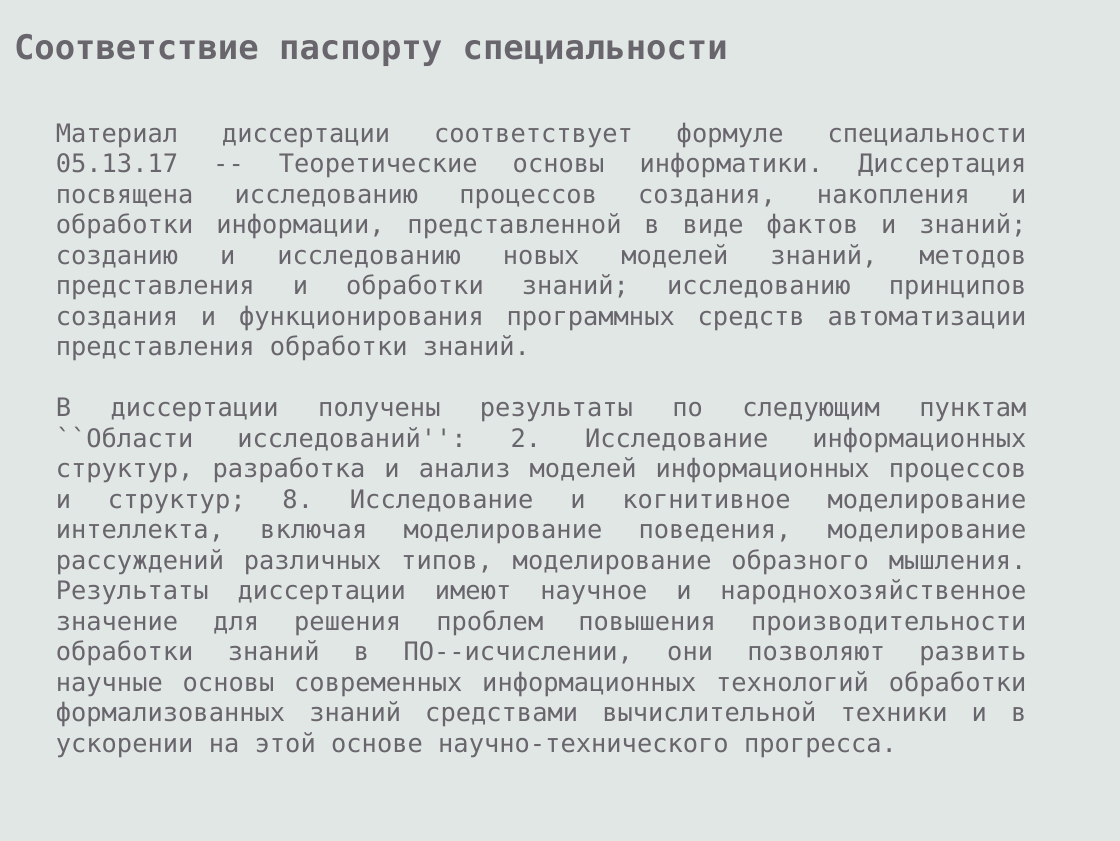
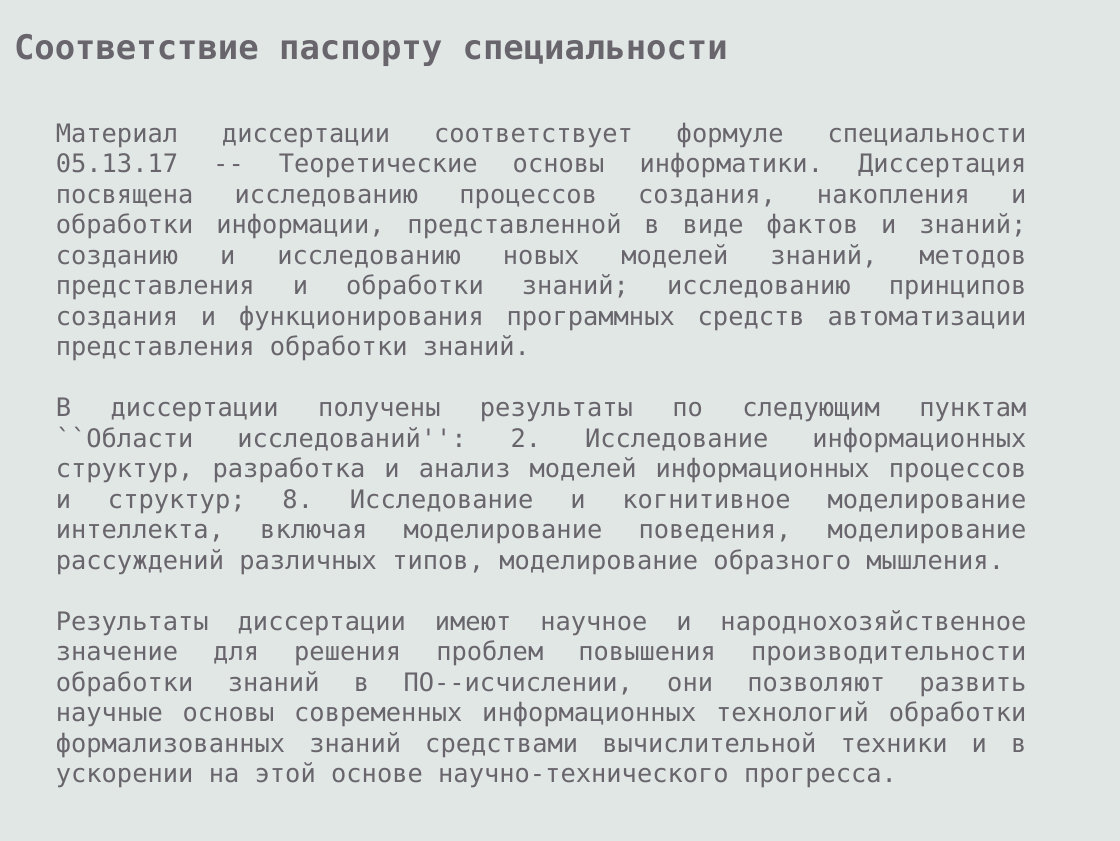
Before and after one commit to eugeneai/prisnif, a slide deck: slide 17 of brick/pres/pacman.odp (slide 19 before the commit). Drawn at 1120x841 pixels with LibreOffice and Linux fonts; fonts in the diff are those of the drawing. Boxes give left, top, right and bottom in pixels: in the first picture for what was removed or moved away, otherwise in the second. Text is boxed around its words. In the diff, an @@ line names an element or a change of style, - is before the commit and + after.

```diff
--- a/brick/pres/pacman.odp
+++ b/brick/pres/pacman.odp
@@ text at bbox=[56, 397, 1027, 787]: text changed @@
-В диссертации получены результаты по следующим пунктам ``Области исследований'': 2. Исследование информационных структур, разработка и анализ моделей информационных процессов и структур; 8. Исследование и когнитивное моделирование интеллекта, включая моделирование поведения, моделирование рассуждений различных типов, моделирование образного мышления. Результаты диссертации имеют научное и народнохозяйственное значение для решения проблем повышения производительности обработки знаний в ПО--исчислении, они позволяют развить научные основы современных информационных технологий обработки формализованных знаний средствами вычислительной техники и в ускорении на этой основе научно-технического прогресса.
+В диссертации получены результаты по следующим пунктам ``Области исследований'': 2. Исследование информационных структур, разработка и анализ моделей информационных процессов и структур; 8. Исследование и когнитивное моделирование интеллекта, включая моделирование поведения, моделирование рассуждений различных типов, моделирование образного мышления.
+Результаты диссертации имеют научное и народнохозяйственное значение для решения проблем повышения производительности обработки знаний в ПО--исчислении, они позволяют развить научные основы современных информационных технологий обработки формализованных знаний средствами вычислительной техники и в ускорении на этой основе научно-технического прогресса.
```
Also in this commit, not shown: 29 other slides changed, 1 slide added, 3 slides removed.
